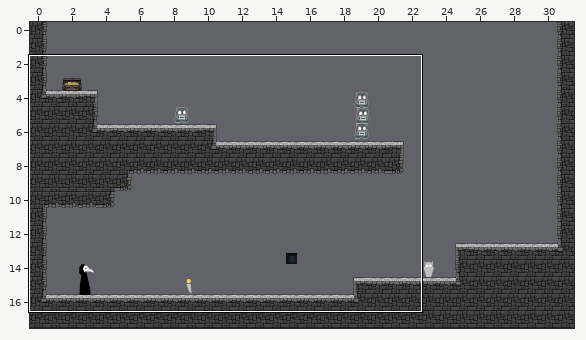
An edit to a level. Tiled map (JSON), Physics/Physics/assets/example_level.tmj. The first picture is a wide view before the edit; the outline marks the close-up.
Close-up. Earlier state:
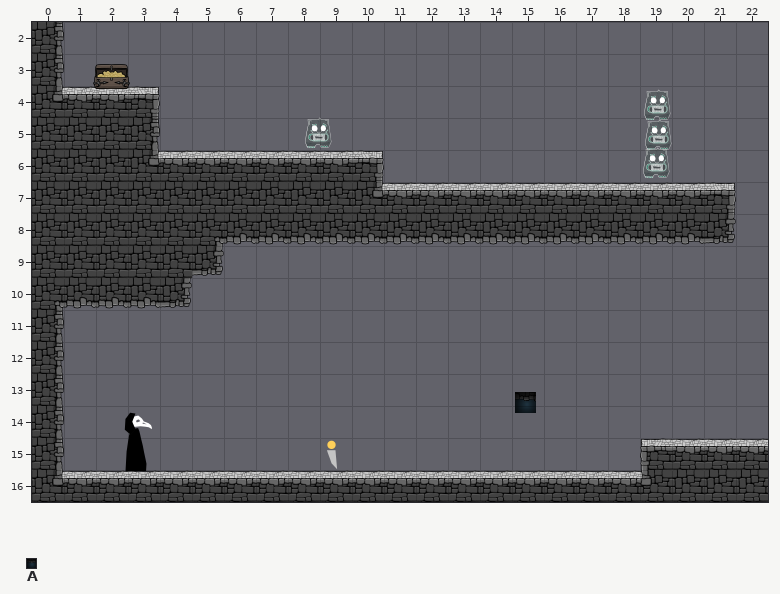
Cells are 300x300 px. Shown: x 0..22, y 2..16.
Key: from "BackgroundStickers": A 4 "light".
Objects are placed by their top-left corner, in cells (3,4 is the top-left corner of cell 3,4); size is 1x1 cell unless given.
Layers that did not change in this view are not listed.
Objects on layer "Background" before:
A "env_light" at 15.1,13.6 size 0.7x0.7
After:
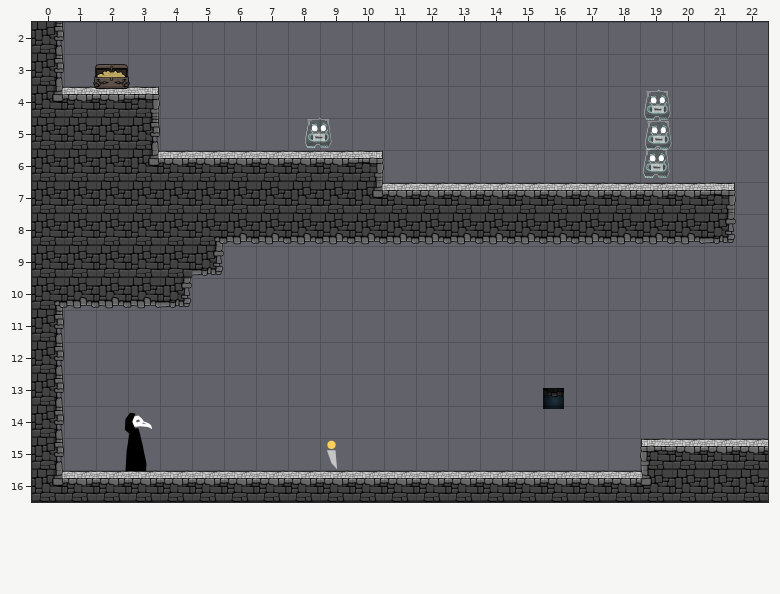
Log entry: env_light
Edits made:
Layer "Background":
A new object: A "env_light" at 16,13.4 size 0.7x0.7.
Object A "env_light" at 15.1,13.6 size 0.7x0.7 is removed.
